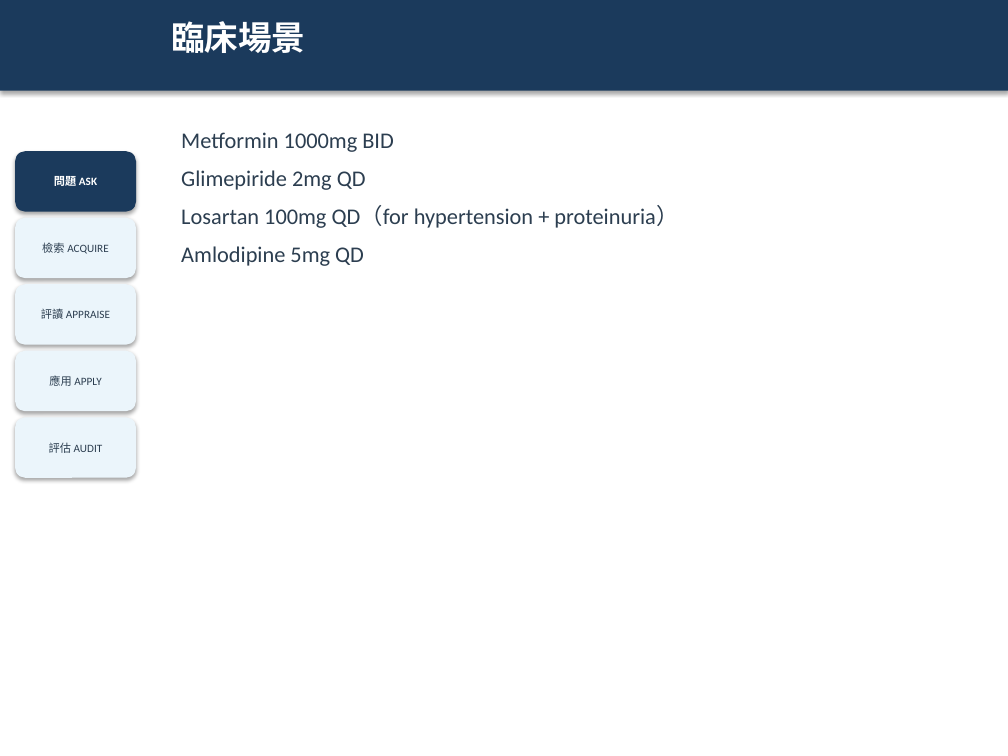
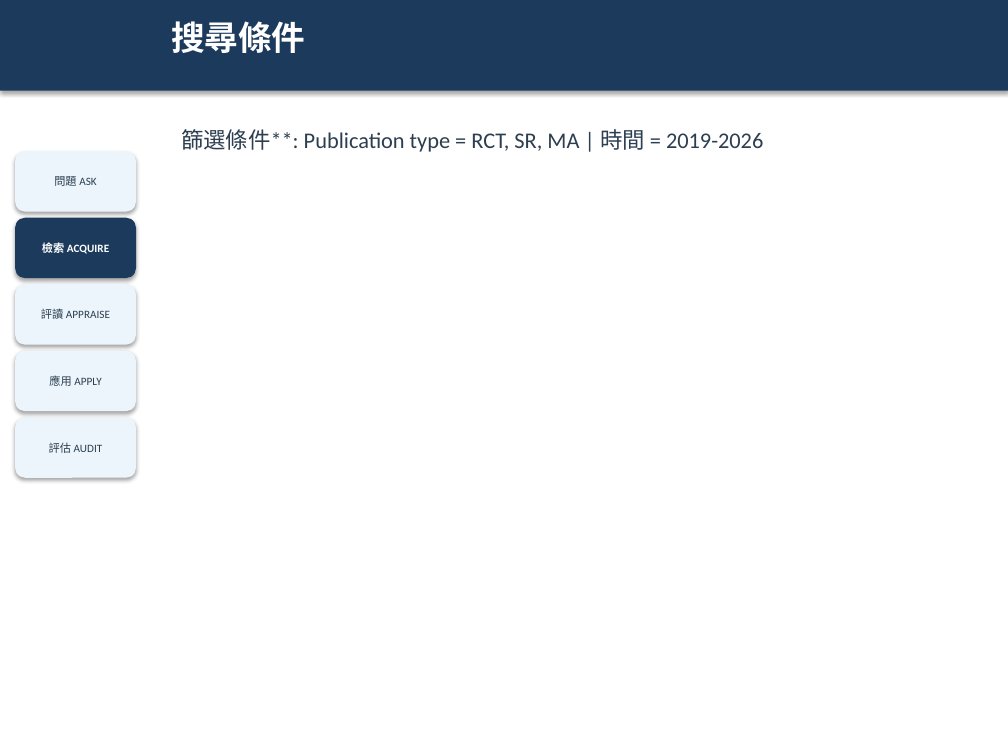
Before and after one commit to platypus31/ebm-report-pipeline, a slide deck: slide 16 of projects/example-sglt2i-ckd/06_slides/ebm-report.pptx (slide 3 before the commit). Drawn at 1008x756 pixels with LibreOffice and Linux fonts; fonts in the diff are those of the drawing. Boxes give left, top, right and bottom in pixels: in the first picture for what was removed or moved away, otherwise in the second. Text is boxed around its words. In the diff, an @@ line names an element or a change of style, - is before the commit and + after.

```diff
--- a/projects/example-sglt2i-ckd/06_slides/ebm-report.pptx
+++ b/projects/example-sglt2i-ckd/06_slides/ebm-report.pptx
@@ text at (171, 21, 305, 53): text changed @@
-臨床場景
+搜尋條件
@@ text at (181, 129, 763, 152): text changed @@
-Metformin 1000mg BID
-Glimepiride 2mg QD
-Losartan 100mg QD（for hypertension + proteinuria）
-Amlodipine 5mg QD
+篩選條件**: Publication type = RCT, SR, MA | 時間 = 2019-2026
@@ rounded rectangle "問題 ASK" at (15, 151, 136, 212): text colour #FFFFFF to #2C3E50, bold off; fill #1B3A5C to #EBF5FB @@
@@ rounded rectangle "檢索 ACQUIRE" at (15, 218, 136, 278): text colour #2C3E50 to #FFFFFF, bold on; fill #EBF5FB to #1B3A5C @@
```
Also in this commit, not shown: 13 other slides changed, 22 slides added, 2 other files.
